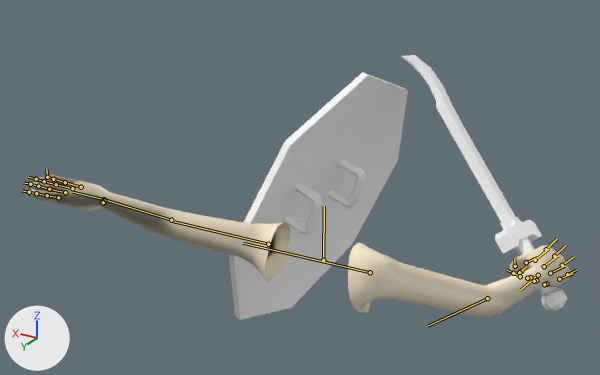
Renders of the FBX model Assets/Models/Anm_IdleShield.fbx from each side of a commit.
One viewpoint serves both versions: a camera (50 mm lens) standing at (-0.0683, 0.1226, 0.1898) and looking at (0.0235, -0.0305, 0.1132). Arrows for +X, +Y and +Z are at lower left; the lights stay in place. Both versions are drawn at frame 2 of the action 'Take 001'; the numbers are the values there. The bones that bend it are drawn over the model as lines.

Names of what the first picture shows: 'LeftArms', 'RightArms', 'Serpe', 'polySurface1'.
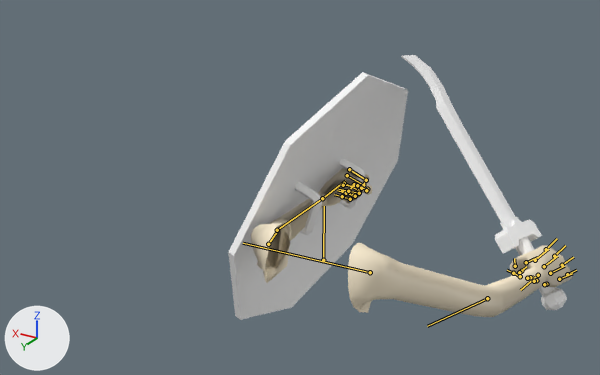
Where the change shows, as pixel boxes (x1, y1, x2, y2) in the pictures (600 x 375 px):
'LeftArms', posed (54% narrower, 6% taller)
    before: (27, 175, 291, 283)
    after: (251, 168, 373, 283)
bone 'Left_UpperArms', root to tip
    before: (268, 244) to (171, 221)
    after: (268, 244) to (277, 231)
bone 'Left_MiddleArms', root to tip
    before: (171, 220) to (104, 199)
    after: (277, 230) to (322, 198)
bone 'Left_Hands', root to tip
    before: (104, 199) to (73, 192)
    after: (322, 198) to (345, 180)
bone 'Left_Pinky1', root to tip
    before: (58, 197) to (47, 195)
    after: (342, 191) to (353, 195)
bone 'Left_Pinky2', root to tip
    before: (47, 195) to (36, 193)
    after: (353, 195) to (350, 199)
bone 'Left_Pinky3', root to tip
    before: (36, 193) to (29, 192)
    after: (350, 199) to (342, 196)
bone 'Left_Ring1', root to tip
    before: (65, 192) to (49, 189)
    after: (344, 183) to (359, 190)
bone 'Left_Ring2', root to tip
    before: (49, 189) to (38, 186)
    after: (359, 190) to (355, 196)
bone 'Left_Ring3', root to tip
    before: (38, 186) to (30, 184)
    after: (355, 196) to (346, 193)
bone 'Left_Middle1', root to tip
    before: (72, 188) to (56, 184)
    after: (347, 175) to (363, 185)
bone 'Left_Middle2', root to tip
    before: (56, 184) to (44, 181)
    after: (363, 185) to (359, 193)
bone 'Left_Middle3', root to tip
    before: (44, 181) to (36, 179)
    after: (359, 193) to (348, 191)
bone 'Left_Index1', root to tip
    before: (81, 187) to (65, 182)
    after: (349, 169) to (366, 180)
bone 'Left_Index2', root to tip
    before: (65, 182) to (53, 179)
    after: (366, 180) to (361, 188)
bone 'Left_Index3', root to tip
    before: (53, 179) to (47, 177)
    after: (361, 188) to (354, 184)
bone 'Left_Thumb1', root to tip
    before: (103, 200) to (104, 202)
    after: (343, 185) to (357, 186)
bone 'Left_Thumb2', root to tip
    before: (104, 201) to (102, 203)
    after: (357, 185) to (366, 189)
bone 'Left_Thumb3', root to tip
    before: (103, 202) to (103, 202)
    after: (367, 189) to (366, 190)

Patch to the scene script:
```diff
--- a/Assets/Models/Anm_IdleShield.fbx.py
+++ b/Assets/Models/Anm_IdleShield.fbx.py
@@ bone_left_upperarms @@
 bone_left_upperarms = bpy.data.objects['null7'].pose.bones['Left_UpperArms']  # child of 'Center'
-bone_left_upperarms.rotation_quaternion = (1.0, 0.0, 0.0, 0.0)  # degrees (0, 0, 0)
+bone_left_upperarms.rotation_quaternion = (0.846, 0.454, -0.116, -0.255)  # degrees (56, 2, -32)
@@ bone_left_middlearms @@
 bone_left_middlearms = bpy.data.objects['null7'].pose.bones['Left_MiddleArms']  # child of 'Left_UpperArms'
-bone_left_middlearms.rotation_quaternion = (1.0, 0.0, 0.0, 0.0)  # degrees (0, 0, 0)
+bone_left_middlearms.rotation_quaternion = (0.914, 0.292, -0.269, -0.086)  # degrees (40, -26, -21)
@@ bone_left_hands @@
 bone_left_hands = bpy.data.objects['null7'].pose.bones['Left_Hands']  # child of 'Left_MiddleArms'
-bone_left_hands.rotation_quaternion = (1.0, 0.0, 0.0, 0.0)  # degrees (0, 0, 0)
+bone_left_hands.rotation_quaternion = (0.997, 0.054, -0.037, 0.028)  # degrees (6, -4, 3)
@@ bone_left_pinky1 @@
 bone_left_pinky1 = bpy.data.objects['null7'].pose.bones['Left_Pinky1']  # child of 'Left_Hands'
-bone_left_pinky1.rotation_quaternion = (1.0, 0.0, 0.0, 0.0)  # degrees (0, 0, 0)
+bone_left_pinky1.rotation_quaternion = (0.681, 0.0, 0.0, -0.733)  # degrees (0, 0, -94)
@@ bone_left_pinky2 @@
 bone_left_pinky2 = bpy.data.objects['null7'].pose.bones['Left_Pinky2']  # child of 'Left_Pinky1'
-bone_left_pinky2.rotation_quaternion = (1.0, 0.0, 0.0, 0.0)  # degrees (0, 0, 0)
+bone_left_pinky2.rotation_quaternion = (0.786, 0.0, 0.0, -0.618)  # degrees (0, 0, -76)
@@ bone_left_pinky3 @@
 bone_left_pinky3 = bpy.data.objects['null7'].pose.bones['Left_Pinky3']  # child of 'Left_Pinky2'
-bone_left_pinky3.rotation_quaternion = (1.0, 0.0, 0.0, 0.0)  # degrees (0, 0, 0)
+bone_left_pinky3.rotation_quaternion = (0.66, 0.0, 0.0, -0.751)  # degrees (0, 0, -97)
@@ bone_left_ring1 @@
 bone_left_ring1 = bpy.data.objects['null7'].pose.bones['Left_Ring1']  # child of 'Left_Hands'
-bone_left_ring1.rotation_quaternion = (1.0, 0.0, 0.0, 0.0)  # degrees (0, 0, 0)
+bone_left_ring1.rotation_quaternion = (0.672, 0.0, 0.0, -0.74)  # degrees (0, 0, -96)
@@ bone_left_ring2 @@
 bone_left_ring2 = bpy.data.objects['null7'].pose.bones['Left_Ring2']  # child of 'Left_Ring1'
-bone_left_ring2.rotation_quaternion = (1.0, 0.0, 0.0, 0.0)  # degrees (0, 0, 0)
+bone_left_ring2.rotation_quaternion = (0.794, 0.0, 0.0, -0.607)  # degrees (0, 0, -75)
@@ bone_left_ring3 @@
 bone_left_ring3 = bpy.data.objects['null7'].pose.bones['Left_Ring3']  # child of 'Left_Ring2'
-bone_left_ring3.rotation_quaternion = (1.0, 0.0, 0.0, 0.0)  # degrees (0, 0, 0)
+bone_left_ring3.rotation_quaternion = (0.669, 0.0, 0.0, -0.743)  # degrees (0, 0, -96)
@@ bone_left_middle1 @@
 bone_left_middle1 = bpy.data.objects['null7'].pose.bones['Left_Middle1']  # child of 'Left_Hands'
-bone_left_middle1.rotation_quaternion = (1.0, 0.0, 0.0, 0.0)  # degrees (0, 0, 0)
+bone_left_middle1.rotation_quaternion = (0.692, 0.0, 0.0, -0.722)  # degrees (0, 0, -92)
@@ bone_left_middle2 @@
 bone_left_middle2 = bpy.data.objects['null7'].pose.bones['Left_Middle2']  # child of 'Left_Middle1'
-bone_left_middle2.rotation_quaternion = (1.0, 0.0, 0.0, 0.0)  # degrees (0, 0, 0)
+bone_left_middle2.rotation_quaternion = (0.786, 0.0, 0.0, -0.618)  # degrees (0, 0, -76)
@@ bone_left_middle3 @@
 bone_left_middle3 = bpy.data.objects['null7'].pose.bones['Left_Middle3']  # child of 'Left_Middle2'
-bone_left_middle3.rotation_quaternion = (1.0, 0.0, 0.0, 0.0)  # degrees (0, 0, 0)
+bone_left_middle3.rotation_quaternion = (0.839, 0.0, 0.0, -0.544)  # degrees (0, 0, -66)
@@ bone_left_index1 @@
 bone_left_index1 = bpy.data.objects['null7'].pose.bones['Left_Index1']  # child of 'Left_Hands'
-bone_left_index1.rotation_quaternion = (1.0, 0.0, 0.0, 0.0)  # degrees (0, 0, 0)
+bone_left_index1.rotation_quaternion = (0.692, 0.0, 0.0, -0.722)  # degrees (0, 0, -92)
@@ bone_left_index2 @@
 bone_left_index2 = bpy.data.objects['null7'].pose.bones['Left_Index2']  # child of 'Left_Index1'
-bone_left_index2.rotation_quaternion = (1.0, 0.0, 0.0, 0.0)  # degrees (0, 0, 0)
+bone_left_index2.rotation_quaternion = (0.786, 0.0, 0.0, -0.618)  # degrees (0, 0, -76)
@@ bone_left_index3 @@
 bone_left_index3 = bpy.data.objects['null7'].pose.bones['Left_Index3']  # child of 'Left_Index2'
-bone_left_index3.rotation_quaternion = (1.0, 0.0, 0.0, 0.0)  # degrees (0, 0, 0)
+bone_left_index3.rotation_quaternion = (0.659, 0.0, 0.0, -0.752)  # degrees (0, 0, -97)
@@ bone_left_thumb1 @@
 bone_left_thumb1 = bpy.data.objects['null7'].pose.bones['Left_Thumb1']  # child of 'Left_Hands'
-bone_left_thumb1.rotation_quaternion = (1.0, 0.0, 0.0, 0.0)  # degrees (0, 0, 0)
+bone_left_thumb1.rotation_quaternion = (0.947, -0.087, 0.028, -0.308)  # degrees (-11, 0, -36)
@@ bone_left_thumb2 @@
 bone_left_thumb2 = bpy.data.objects['null7'].pose.bones['Left_Thumb2']  # child of 'Left_Thumb1'
-bone_left_thumb2.rotation_quaternion = (1.0, 0.0, 0.0, 0.0)  # degrees (0, 0, 0)
+bone_left_thumb2.rotation_quaternion = (0.955, -0.296, 0.0, 0.0)  # degrees (-34, 0, 0)
@@ bone_left_thumb3 @@
 bone_left_thumb3 = bpy.data.objects['null7'].pose.bones['Left_Thumb3']  # child of 'Left_Thumb2'
-bone_left_thumb3.rotation_quaternion = (1.0, 0.0, 0.0, 0.0)  # degrees (0, 0, 0)
+bone_left_thumb3.rotation_quaternion = (0.89, -0.457, 0.0, 0.0)  # degrees (-54, 0, 0)
```
